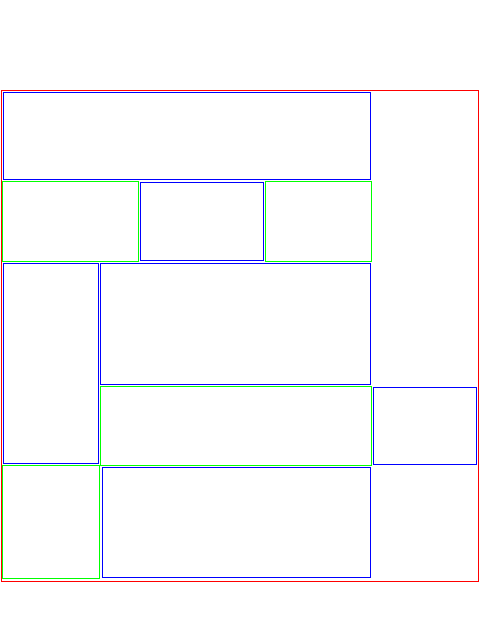
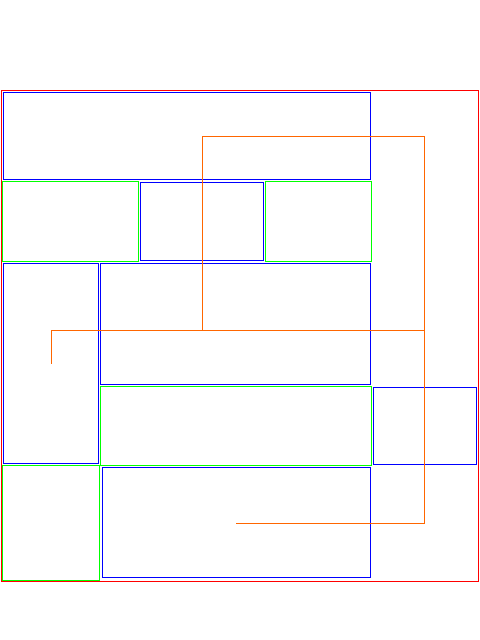
Layer changes from the first 480×640 image to the second:
added layer "Rota" (1st of 6) above "Rota" over [51, 330, 52, 364]
added layer "Rota" (2nd of 6) above "Rota" over [51, 330, 425, 331]
added layer "Rota" (3rd of 6) above "Rota" over [202, 136, 203, 331]
added layer "Rota" (4th of 6) above "Rota" over [202, 136, 425, 137]
added layer "Rota" (5th of 6) above "Rota" over [424, 136, 425, 524]
added layer "Rota" (6th of 6) above "Setor" over [236, 523, 425, 524]
painted on "Divisoria" (4th of 4) over [2, 578, 100, 581]
moved "Camada 1" above "Camada 0" over [2, 136, 425, 581]
